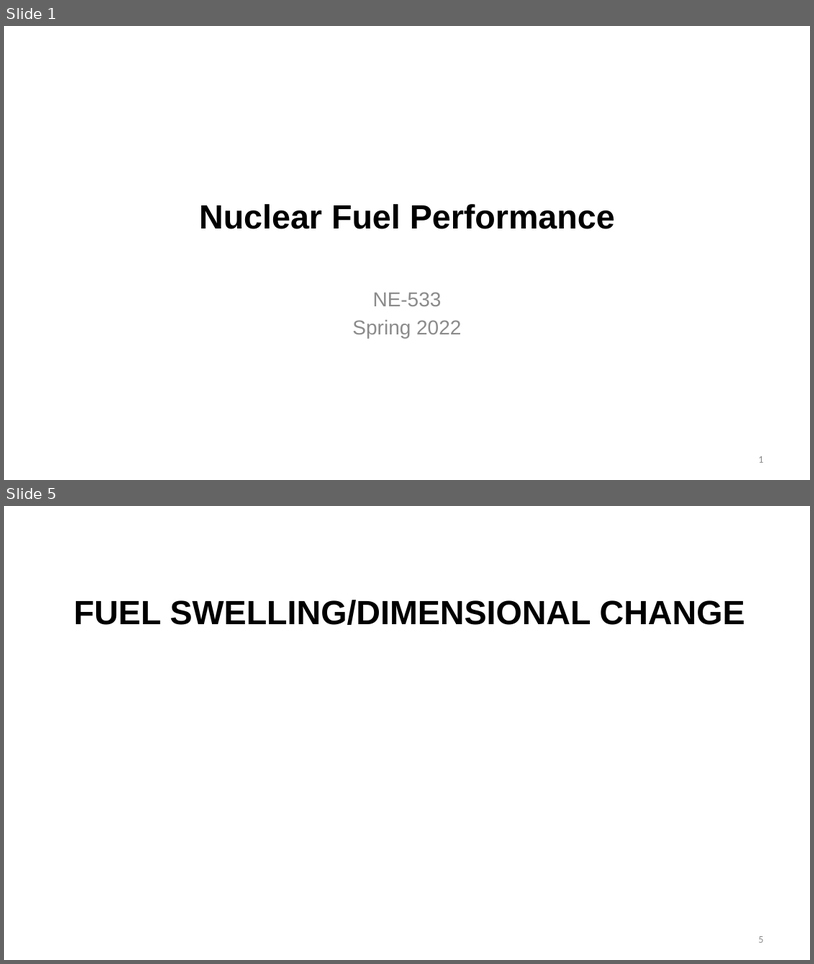
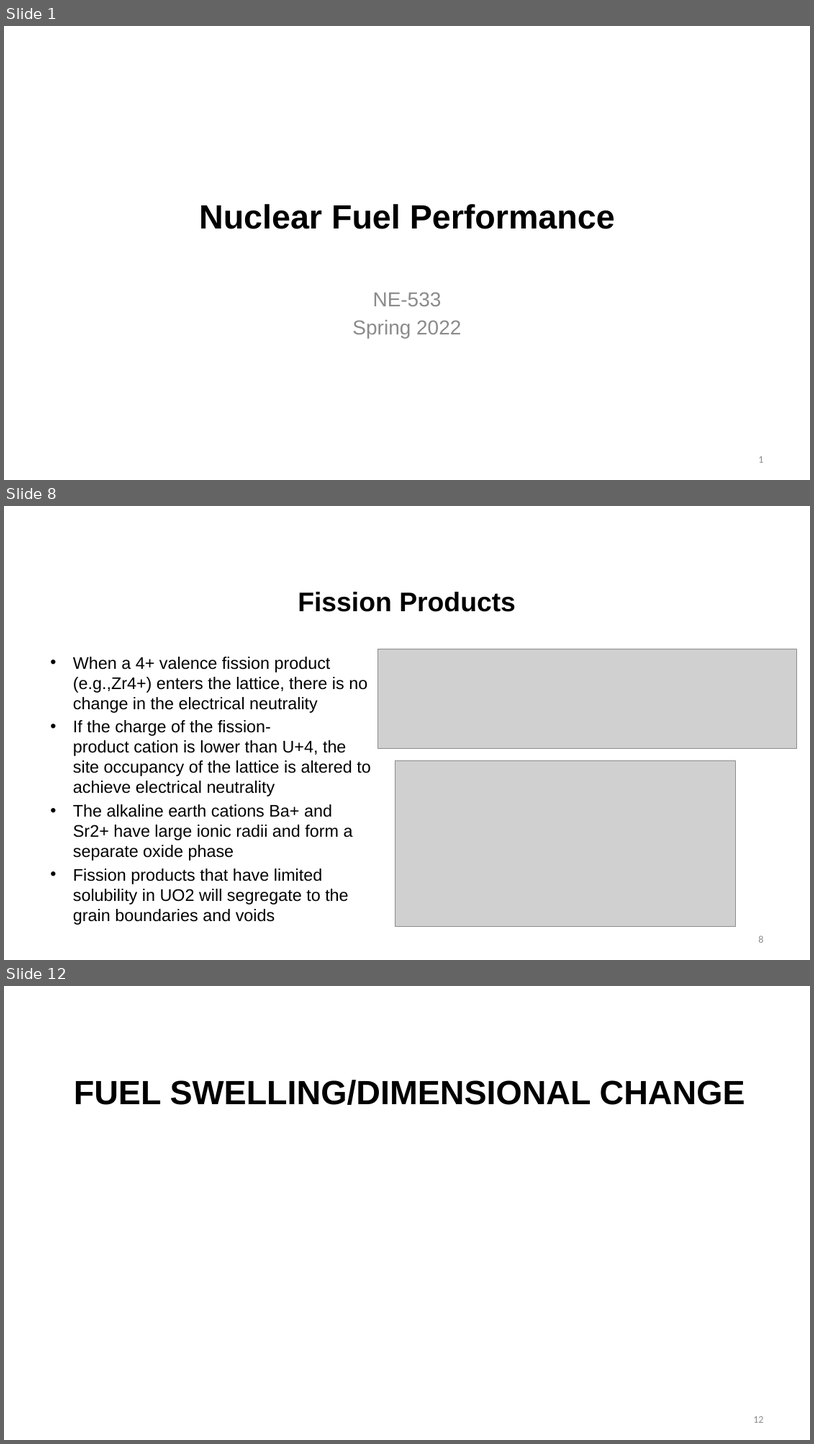
Before and after one commit to benbeeler/TEACHING, a slide deck: Nuclear_Fuel_Performance/NE533_Spring2022/section3/Lec14_swelling.pptx. Shown one above the other, each under a label of ours: slides 1 and 5 before the commit, slides 1, 8 and 12 after it; the slides between them are not shown. The pictures are 814x964 and 814x1444 pixels, drawn with LibreOffice and Linux fonts; fonts in the diff are those of the drawing; grey boxes stand for pictures; background and template pictures are left out. Boxes give left, top, right and bottom in pixels: in the first picture for what was removed or moved away, otherwise in the second. Text is boxed around its words. In the diff, an @@ line names an element or a change of style, - is before the commit and + after.

```diff
--- a/Nuclear_Fuel_Performance/NE533_Spring2022/section3/Lec14_swelling.pptx
+++ b/Nuclear_Fuel_Performance/NE533_Spring2022/section3/Lec14_swelling.pptx
@@ slide 8 added at (4,506,810,960), background #FFFFFF @@
@@ title added at (298,592,516,612), 32 pt, text #000000, bold @@
+Fission Products
@@ text added at (73,656,370,921), 20 pt, text #000000 @@
+• When a 4+ valence fission product (e.g.,Zr4+) enters the lattice, there is no change in the electrical neutrality
+• If the charge of the fission-product cation is lower than U+4, the site occupancy of the lattice is altered to achieve electrical neutrality
+• The alkaline earth cations Ba+ and Sr2+ have large ionic radii and form a separate oxide phase
+• Fission products that have limited solubility in UO2 will segregate to the grain boundaries and voids
@@ picture added at (378,649,797,748) @@
@@ picture added at (396,761,736,926) @@
@@ page number added at (759,935,764,942), 12 pt, text #8C8C8C @@
+8
@@ what was slide 5 is now slide 12 @@
@@ page number at (754,1416,764,1422): text changed @@
-5
+12
```
Also in this commit, not shown: 3 slides changed, 6 other slides added, 25 other files.
